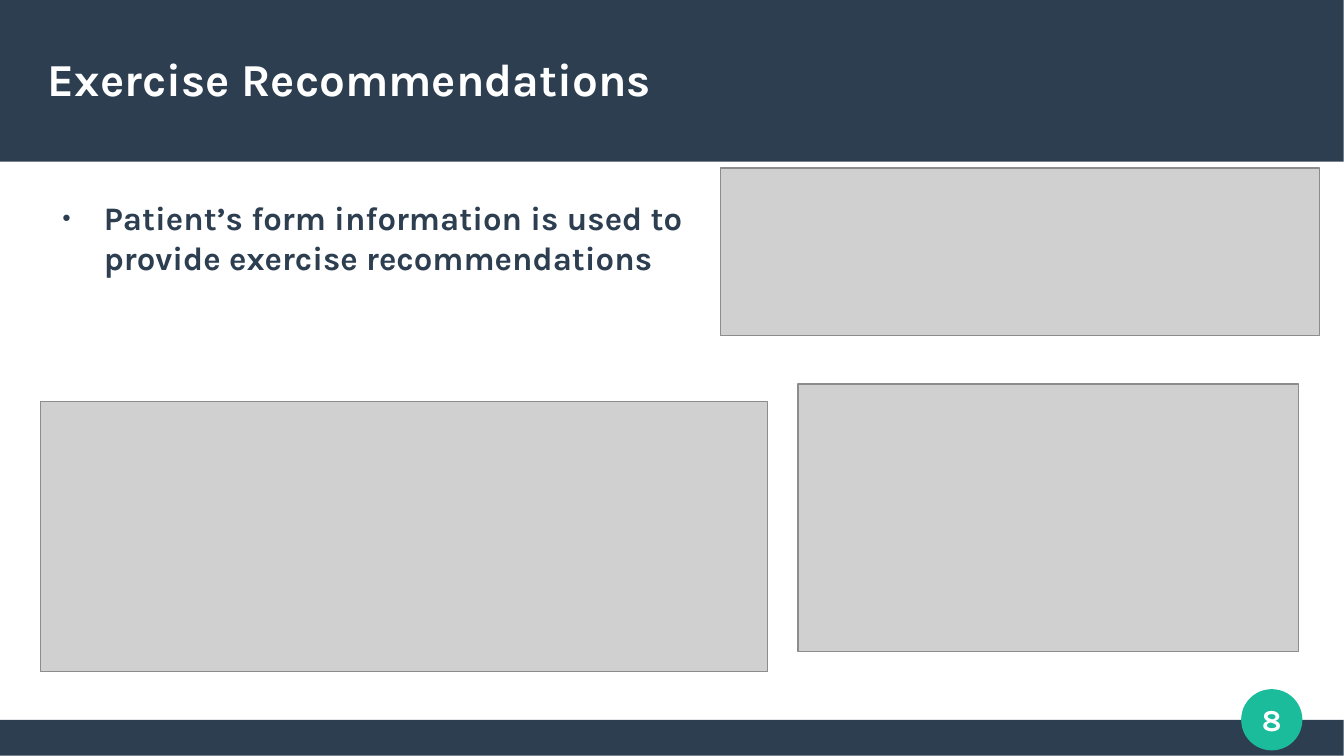
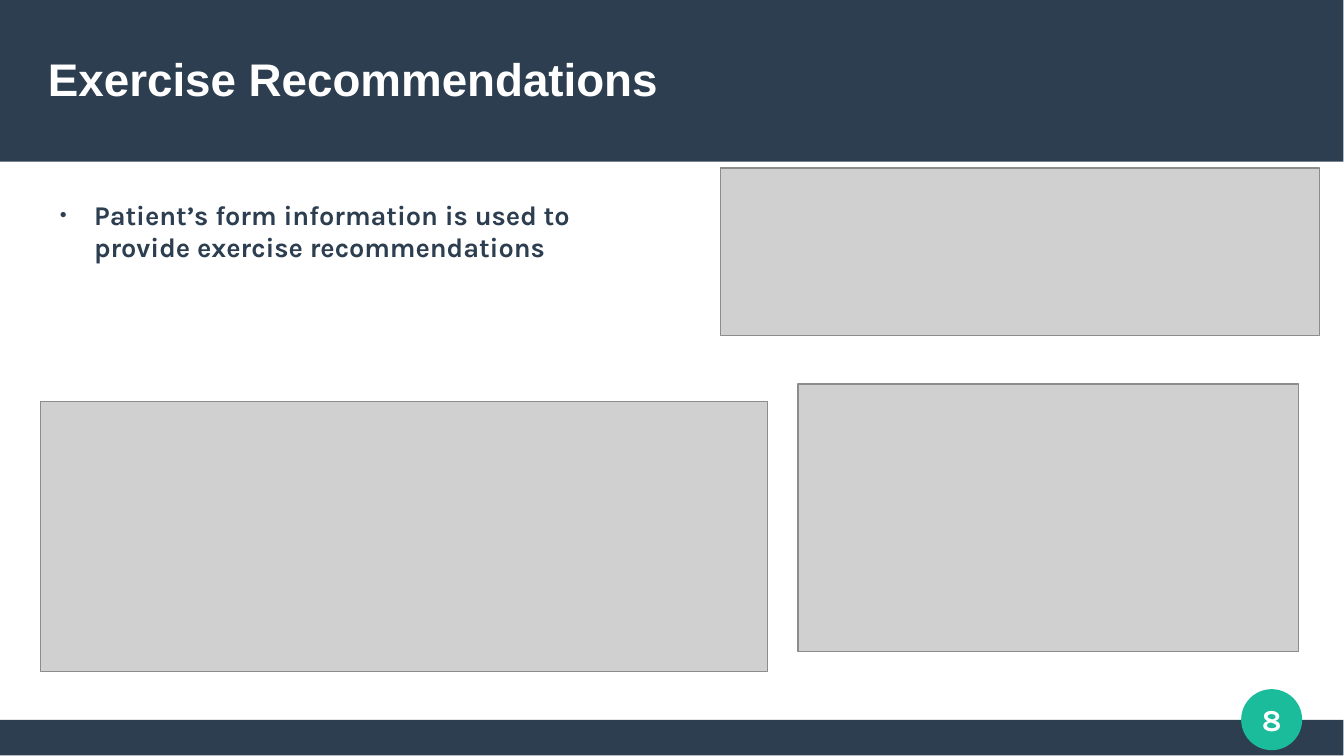
Before and after one commit to mark-ruddy/neurorecovery, a slide deck: slide 8 of report/neurorecovery_final_presentation.pptx. Drawn at 1344x756 pixels with LibreOffice and Linux fonts; fonts in the diff are those of the drawing; grey boxes stand for pictures. Boxes give left, top, right and bottom in pixels: in the first picture for what was removed or moved away, otherwise in the second. Text is boxed around its words. In the diff, an @@ line names an element or a change of style, - is before the commit and + after.

```diff
--- a/report/neurorecovery_final_presentation.pptx
+++ b/report/neurorecovery_final_presentation.pptx
@@ title "Exercise Recommendations" at box(48, 63, 658, 97): font Karla to Arial @@
@@ text "Patient’s form information is used ..." at box(94, 205, 570, 264): size 19.4 to 16 pt; indent changed @@
```
Also in this commit, not shown: 15 other slides changed, 1 other file.
